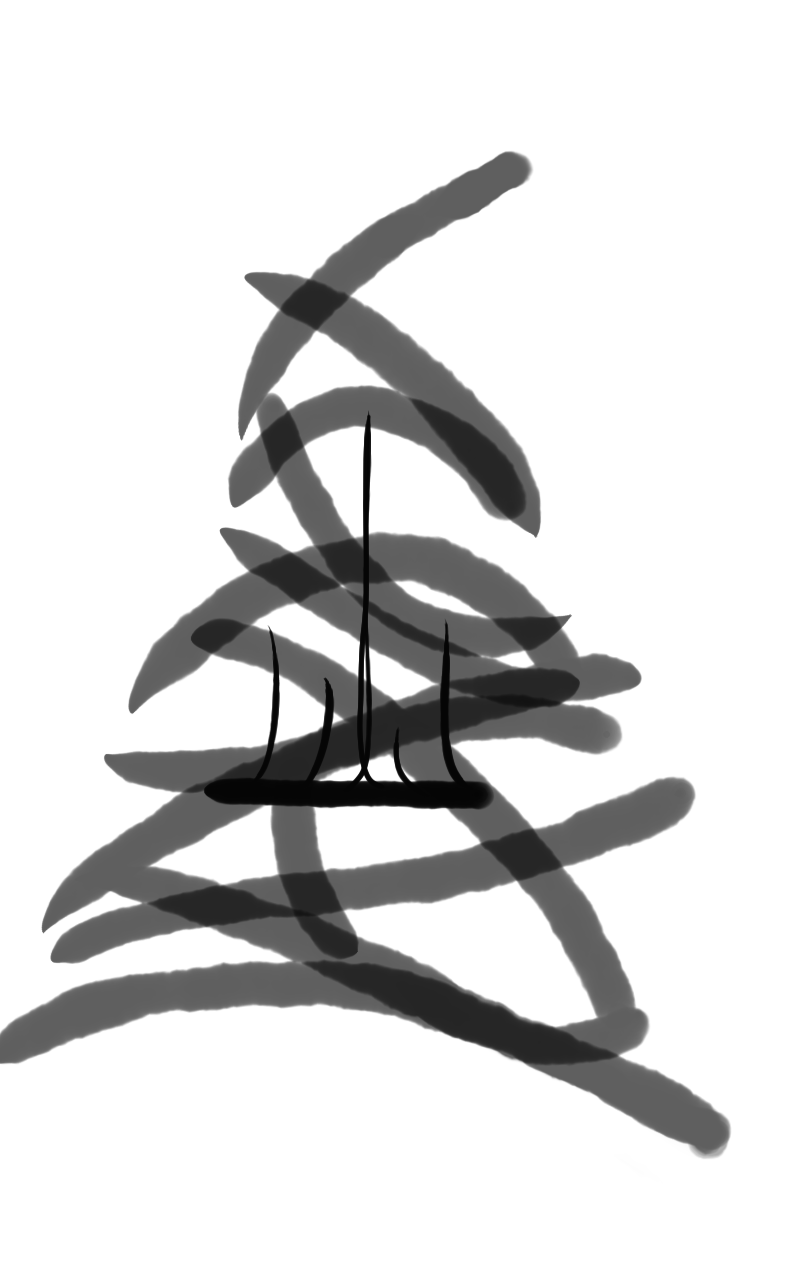
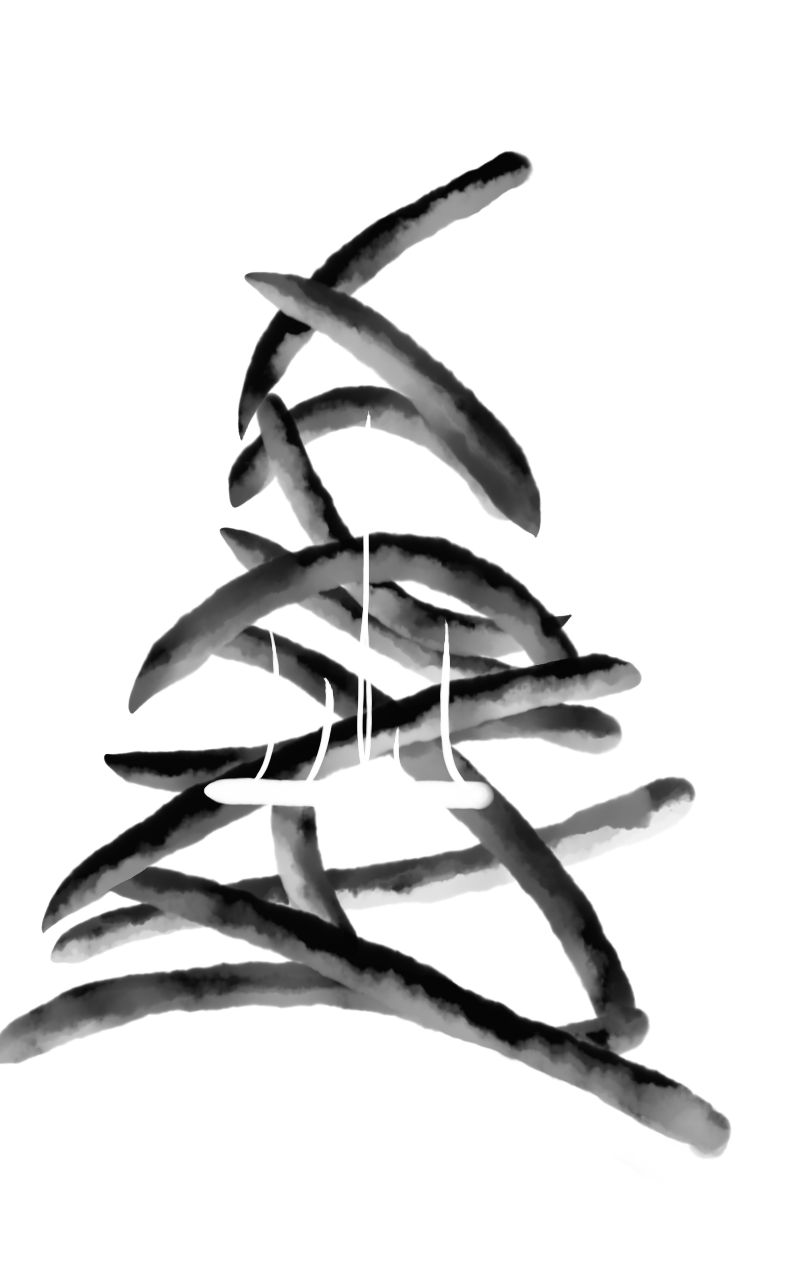
Layer changes from the first 799px x 1281px image to the second:
removed layer "pllatf" over [left=203, top=776, right=495, bottom=810]
removed layer "constr" over [left=247, top=410, right=474, bottom=798]
removed layer "レイヤー7" (was 64%) over [left=41, top=271, right=731, bottom=1160]
removed layer "レイヤー8" (was 64%) over [left=0, top=150, right=651, bottom=1067]
removed layer "レイヤー9" (was 64%) over [left=50, top=384, right=696, bottom=964]
renamed "platforms" to "platf", blend exclusion → normal, moved it out of group "rough", painted on it over [left=187, top=410, right=495, bottom=815]
renamed "geteken" to "レイヤー7", moved it out of group "rough", painted on it over [left=22, top=150, right=731, bottom=1160]
renamed "レイヤー6" to "レイヤー8", showed it, painted on it over [left=0, top=150, right=731, bottom=1160]
renamed "Layer 0" to "レイヤー9", showed it, painted on it over [left=0, top=150, right=731, bottom=1160]
